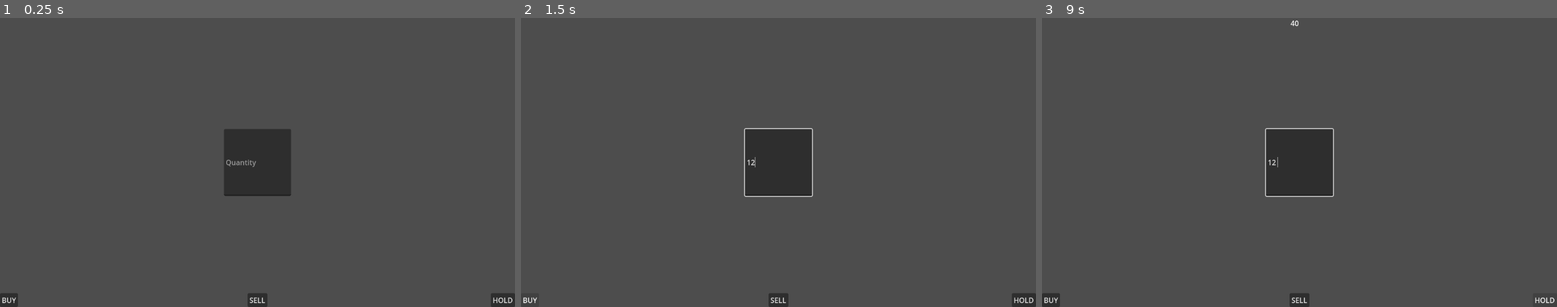
Above: before the commit, frames 1-3 (left to right).
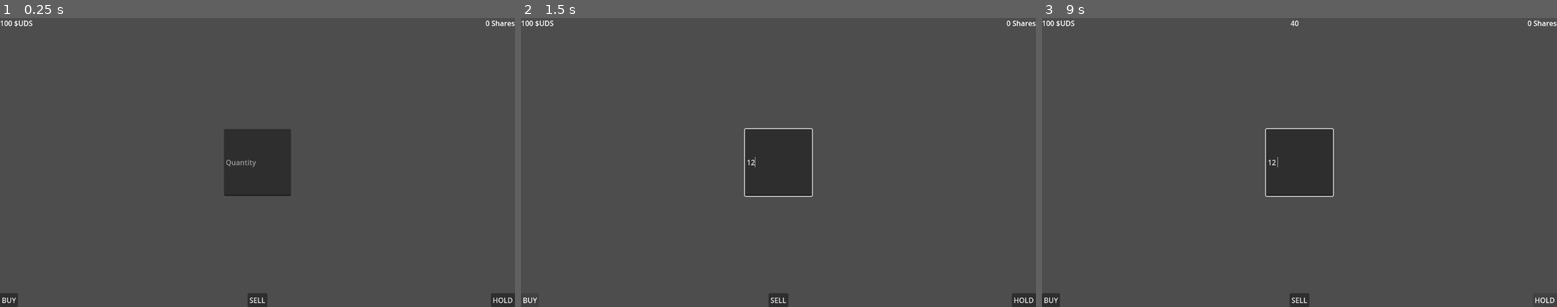
Above: after the commit, the same moments.

Repository: absentnot/GGJ-25
Game: Godot game, scene res://scenes/main.tscn
The game is run twice, just before and just after one commit, with the same random seed, the same clock (stepped at 60 frames per second) and the same inputs.
Inputs (mouse positions are in pixels of both pictures, inside the frame that each line leads up to):
- Up to frame 1 (0.25 s): no input
- Up to frame 2 (1.5 s): click (778, 162) at 0.52 s; type "12" at 0.6 s; click "BUY" at 1.25 s
- Up to frame 3 (9 s): click "SELL" at 2 s; click "HOLD" at 2.75 s; click "BUY" at 3.5 s; click "SELL" at 4.25 s; click "HOLD" at 5 s; click "BUY" at 5.75 s; click "SELL" at 6.5 s; click "HOLD" at 7.25 s; tap Enter at 8 s; tap Space at 8.75 s

The runs differ from the first frame. In frame 1, 0.1% of the frame differs, in the area x 0-100%, y 0-4%; in frame 2, 0.1%; in frame 3, 0.1%.

Commit message:
Allowed player buy/sell to impact counters on HUD tracking player dollars and shares. Also a f ew small cleanups

Diff:
--- a/scenes/hud.tscn
+++ b/scenes/hud.tscn
@@ -74,6 +74,20 @@
 size_flags_horizontal = 4
 placeholder_text = "Quantity"
 
+[node name="PlayerCashDisplay" type="Label" parent="."]
+offset_right = 40.0
+offset_bottom = 23.0
+text = "Cash: 100"
+
+[node name="PlayerSharesDisplay" type="Label" parent="."]
+anchors_preset = 1
+anchor_left = 1.0
+anchor_right = 1.0
+offset_left = -40.0
+offset_bottom = 23.0
+grow_horizontal = 0
+text = "Shares: 0"
+
 [connection signal="pressed" from="Buy" to="." method="_on_buy_pressed"]
 [connection signal="pressed" from="Sell" to="." method="_on_sell_pressed"]
 [connection signal="pressed" from="Hold" to="." method="_on_hold_pressed"]
--- a/scripts/agents/agent.gd
+++ b/scripts/agents/agent.gd
@@ -1,7 +1,6 @@
 extends Node
 
 class_name Agent
-const Order = preload("res://scripts/order.gd")
 
 var currentShares: int = 0
 var currentCapital: int = 100
--- a/scripts/hud.gd
+++ b/scripts/hud.gd
@@ -2,17 +2,38 @@
 
 
 var playerOrder: Order.OrderType = Order.OrderType.HOLD
-var playerQuantity: int = 0
+var orderQuantity: int = 0
+var currentShares: int = 0
+var currentMoney: int = 100
+var marketVal: int = 0
 # Called when the node enters the scene tree for the first time.
 func _ready() -> void:
-	pass # Replace with function body.
+	_updateCashAndShares(Order.new(0))
 
 func getPlayerOrder() -> Order:
-	print("Player quantity: " + str(playerQuantity))
-	return Order.new(playerQuantity, playerOrder)
+	print("Player quantity: " + str(orderQuantity))
+	var nextOrder = Order.new(orderQuantity, playerOrder)
+	_updateCashAndShares(nextOrder)
+	return nextOrder
 
 func setMarketValue(newVal: int) -> void:
-	$MarketValueDisplay.text = str(newVal)
+	marketVal = newVal
+	$MarketValueDisplay.text = str(marketVal)
+
+func _updateCashAndShares(nextOrder: Order) -> void:
+	print("Updating cash and shares")
+	match nextOrder.type:
+		Order.OrderType.SELL:
+			currentShares -= orderQuantity
+			currentMoney += (orderQuantity * marketVal)
+		Order.OrderType.BUY:
+			currentShares += orderQuantity
+			currentMoney -= (orderQuantity * marketVal)
+		Order.OrderType.HOLD:
+			print("I have received a hold order , weird")
+			pass
+	$PlayerCashDisplay.text = str(currentMoney) + " $UDS"
+	$PlayerSharesDisplay.text = str(currentShares) + " Shares"
 
 # Called every frame. 'delta' is the elapsed time since the previous frame.
 func _process(delta: float) -> void:
@@ -20,19 +41,17 @@
 
 func _on_sell_pressed() -> void:
 	print("Sell is pressed!")
-	if(playerQuantity < 1):
+	if(orderQuantity < 1):
 		print("Stupid player, you can't sell less than 1 share!")
 	else:
 		playerOrder = Order.OrderType.SELL
-		print("Selling " + str(playerQuantity))
 
 func _on_buy_pressed() -> void:
 	print("Buy is pressed!")
-	if(playerQuantity < 1):
+	if(orderQuantity < 1):
 		print("Stupid player, you can't buy less than 1 share!")
 	else:
 		playerOrder = Order.OrderType.BUY
-		print("Buying " + str(playerQuantity))
 
 func _on_hold_pressed() -> void:
 	print("Hold is pressed!")
@@ -40,4 +59,4 @@
 
 func _on_quantity_input_text_submitted(new_text: String) -> void:
 	print("Text changed! New line: " + new_text)
-	playerQuantity = int(new_text)
+	orderQuantity = int(new_text)
--- a/scripts/main.gd
+++ b/scripts/main.gd
@@ -2,13 +2,11 @@
 
 
 var currentRound = null
-var marketValue
 # Called when the node enters the scene tree for the first time.
 func _ready():
 	currentRound = load("res://scenes/roundThree.tscn").instantiate()
 	currentRound.roundOver.connect(endRound)
 	add_child(currentRound)
-	marketValue = currentRound.getMarketValue()
 	$DayTimer.start()
 
 
--- a/scripts/market.gd
+++ b/scripts/market.gd
@@ -1,8 +1,6 @@
 extends Node
 
 class_name Market
-const Order = preload("res://scripts/order.gd")
-
 
 var currentPrice: int = 100
 var previousPrices: Array[int] = []
